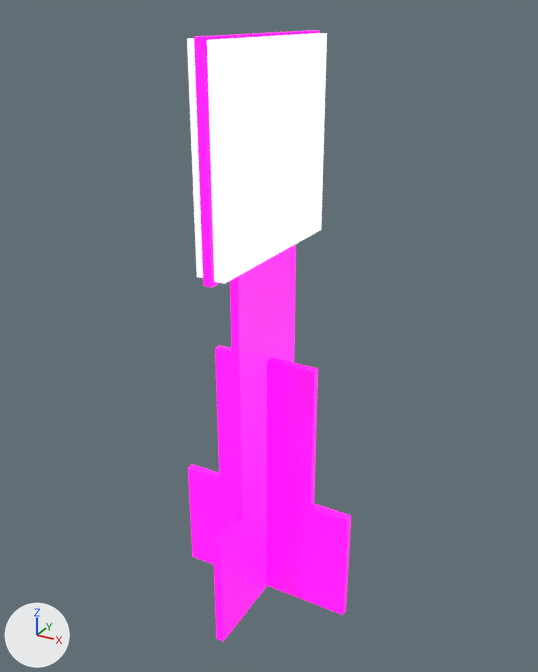
What one commit did to the COLLADA model models/pista_s/creepers/creeper_21/materials/textures/creeper.dae.
Camera for both pictures: a 50 mm camera at (0.1049, -0.1882, 0.2402) aimed at (0.0001, 0.0023, 0.145). The lights are fixed; the arrows at lower left show +X, +Y and +Z. Where no turn or scale is listed for an object, it has been applied to the vertices.

In view in the first picture: 'Creeper_-_Montagem_v3', 'MarkerData', 'MarkerData_001'.
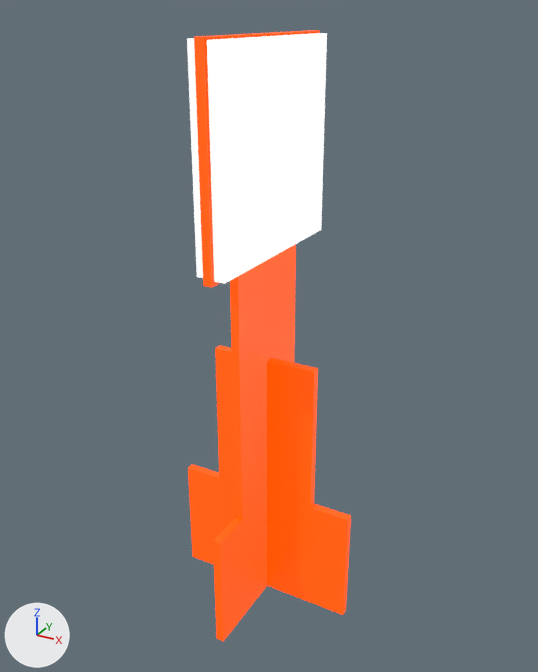
Pixel boxes [x1, y1, x2, y2] of what changed, in the pictures (538 x 672 px):
'Creeper_-_Montagem_v3', recoloured (pink to orange): [188, 30, 351, 641] in both

Patch to the scene script:
```diff
--- a/models/pista_s/creepers/creeper_21/materials/textures/creeper.dae.py
+++ b/models/pista_s/creepers/creeper_21/materials/textures/creeper.dae.py
@@ mat_steel___satin_001_001 @@
 mat_steel___satin_001_001 = principled_material('Steel_-_Satin_001_001')
-mat_steel___satin_001_001.base_color = (1.0, 0.00454, 0.604)  # pink #ff0ecc
+mat_steel___satin_001_001.base_color = (1.0, 0.0709, 0.0)  # orange #ff4b00
 mat_steel___satin_001_001.roughness = 0.44
-mat_steel___satin_001_001.emission_color = (1.0, 0.00454, 0.604)  # pink #ff0ecc
+mat_steel___satin_001_001.emission_color = (1.0, 0.0709, 0.0)  # orange #ff4b00
 mat_steel___satin_001_001.emission_strength = 1.0
```
